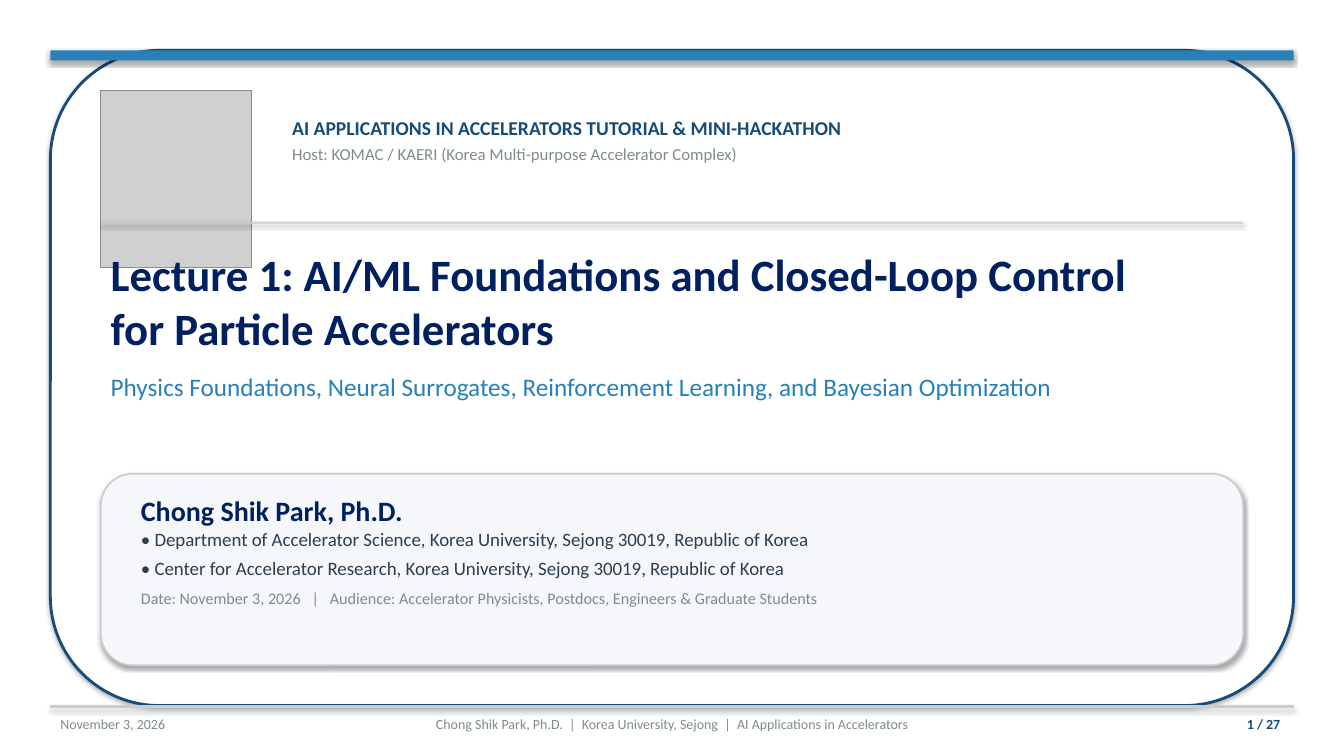
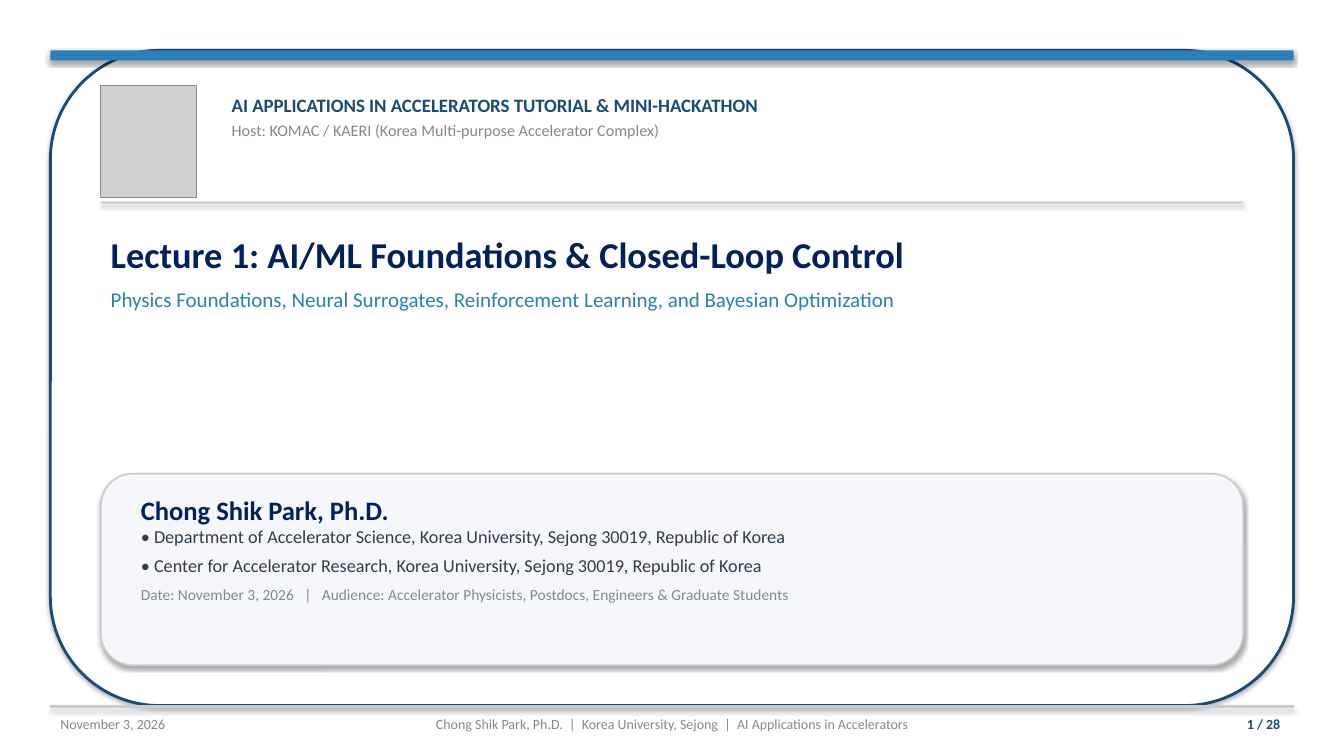
Before and after one commit to cspark7701/ai4acc-mini-hackathon, a slide deck: slide 1 of presentations/Lecture_1_AI_ML_Foundations_and_Control.pptx. Drawn at 1344x756 pixels with LibreOffice and Linux fonts; fonts in the diff are those of the drawing; grey boxes stand for pictures. Boxes give left, top, right and bottom in pixels: in the first picture for what was removed or moved away, otherwise in the second. Text is boxed around its words. In the diff, an @@ line names an element or a change of style, - is before the commit and + after.

Commit message:
Refine Lecture 1 presentation layout, typography, and content
Implement six presentation design enhancements requested by user. Adjust title slide font size to fit on a single unwrapped line and scale the Korea University logo to 0.95 inches. Vertically center slide titles and subtitles with the blue accent bar, shortening titles to prevent line wrapping across all slides. Add dedicated slides explaining all major activation functions (ReLU, Leaky ReLU, GELU, Sigmoid, Tanh, Linear) and optimization algorithms (SGD, Momentum, AdaGrad, RMSProp, Adam, AdamW, L-BFGS-B). Resize and position MLP, RL, and trajectory schematics with clean margins to eliminate text box overlap. Format the Tested Benchmark Leaderboard as a structured 7-column table with zero text wrapping. Recompile 28-page PDF presentation via pdflatex.

Files:
 M  presentations/Lecture_1_AI_ML_Foundations_and_Control.pdf
 M  presentations/Lecture_1_AI_ML_Foundations_and_Control.pptx
 M  presentations/Lecture_1_AI_ML_Foundations_and_Control.tex
 M  scripts/build_lecture_1_pptx.py

```diff
--- a/presentations/Lecture_1_AI_ML_Foundations_and_Control.pptx
+++ b/presentations/Lecture_1_AI_ML_Foundations_and_Control.pptx
@@ picture resized from (x1=101, y1=91, x2=252, y2=267) to (x1=101, y1=86, x2=197, y2=198) @@
@@ text "AI APPLICATIONS IN ACCELERATORS TUTORIAL ..." moved from (x1=292, y1=122, x2=841, y2=163) to (x1=232, y1=99, x2=758, y2=139) @@
@@ text "AI APPLICATIONS IN ACCELERATORS TUTORIAL ..." at (x1=232, y1=99, x2=758, y2=139): size 14 to 13.5 pt in "AI APPLICATIONS IN ACCELERATORS TUTORIAL & MINI-HACKATHON"; size 12 to 11.5 pt in "Host: KOMAC / KAERI (Korea Multi-purpose Accelerator ..." @@
@@ rectangle moved from (x1=101, y1=222, x2=1243, y2=224) to (x1=101, y1=202, x2=1243, y2=204) @@
@@ text "Lecture 1: AI/ML Foundations & ..." moved from (x1=111, y1=259, x2=1125, y2=401) to (x1=111, y1=242, x2=904, y2=311) @@
@@ text at (x1=111, y1=242, x2=904, y2=274): text changed; size 32 to 26 pt @@
-Lecture 1: AI/ML Foundations and Closed-Loop Control
-for Particle Accelerators
+Lecture 1: AI/ML Foundations & Closed-Loop Control
@@ text at (x1=111, y1=292, x2=894, y2=311): size 18 to 15 pt in "Physics Foundations, Neural Surrogates, Reinforcement Learni ..."; less space between paragraphs @@
@@ text "Chong Shik Park, Ph.D." at (x1=141, y1=501, x2=788, y2=603): size 20 to 19 pt in "Chong Shik Park, Ph.D."; size 13.5 to 13 pt in "• Department of Accelerator Science, Korea University, ..."; size 11.5 to 11 pt in "Date: November 3, 2026 | Audience: Accelerator ..." @@
@@ text at (x1=1247, y1=719, x2=1280, y2=729): text changed @@
-1 / 27
+1 / 28
```
Also in this commit, not shown: 25 other slides changed, 2 slides added, 1 slide removed, 3 other files.
